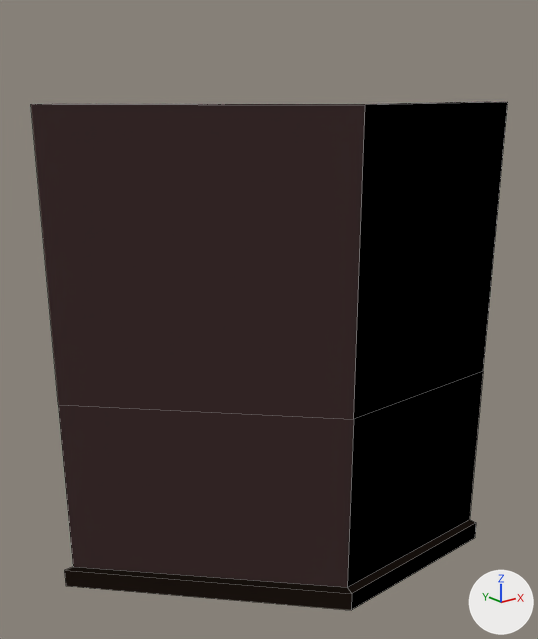
Two versions of the FBX model Content/Game_Art/FBX/Archi/SM_Angle_45_Droite_1x2.fbx, one commit apart.
The view is the same before and after, from a camera (50 mm lens) standing at (-3.38, -1.35, 2.58) and looking at (-1.1, 1.5, 1.43). Arrows for +X, +Y and +Z are at lower right; the lights stay in place. Mesh edges are drawn as thin lines.

The first picture shows 'SM_Angle_45_Droite_1x2'.
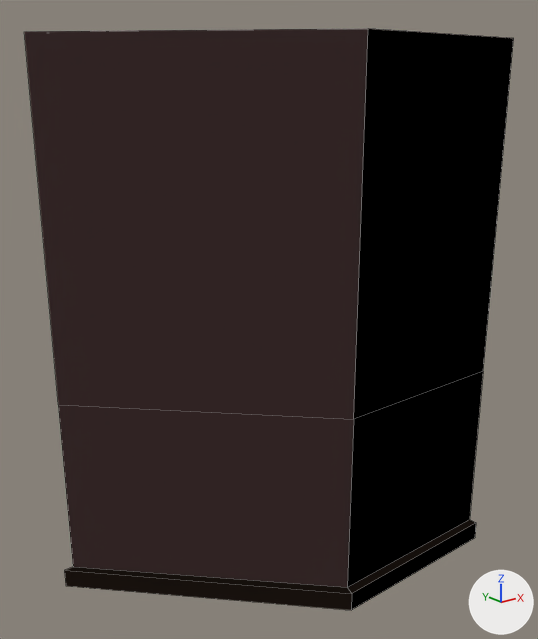
The change in detail:
me_mesh has 35 vertices, 16 faces and spans x -2.1..0.0, y 0.9..2.0, z 0.0..2.5.
me_mesh is used by ob_sm_angle_45_droite_1x2; location (0.0, 0.0, 0.0).
Before the commit, vertices of me_mesh: 5 (-2.05, 2.0, 2.5) at pixel (30, 104), 16 (-1.95, 2.0, 2.5) at pixel (52, 103), 17 (-0.98, 1.05, 2.5) at pixel (354, 104), 27 (0.0, 0.95, 2.5) at pixel (507, 102), 28 (-1.02, 0.95, 2.5) at pixel (365, 105).
Before the commit, vertices of me_mesh: 34 (0.0, 1.05, 2.5) at pixel (490, 101).
Part 1, on me_mesh:
Vertices 5, 16, 17, 27, 28, 34 of me_mesh move by (0.0, 0.0, 0.3).

Where the change shows, as pixel boxes [x1, y1, x2, y2] in the pictures (538 x 639 px; the box of a moved part takes in the faces that stretch with it):
'SM_Angle_45_Droite_1x2', reshaped (14% taller): before [31, 102, 508, 610]; after [24, 29, 514, 610]
part 1 of me_mesh, moved or reshaped: before [31, 102, 508, 252]; after [24, 29, 514, 252]
